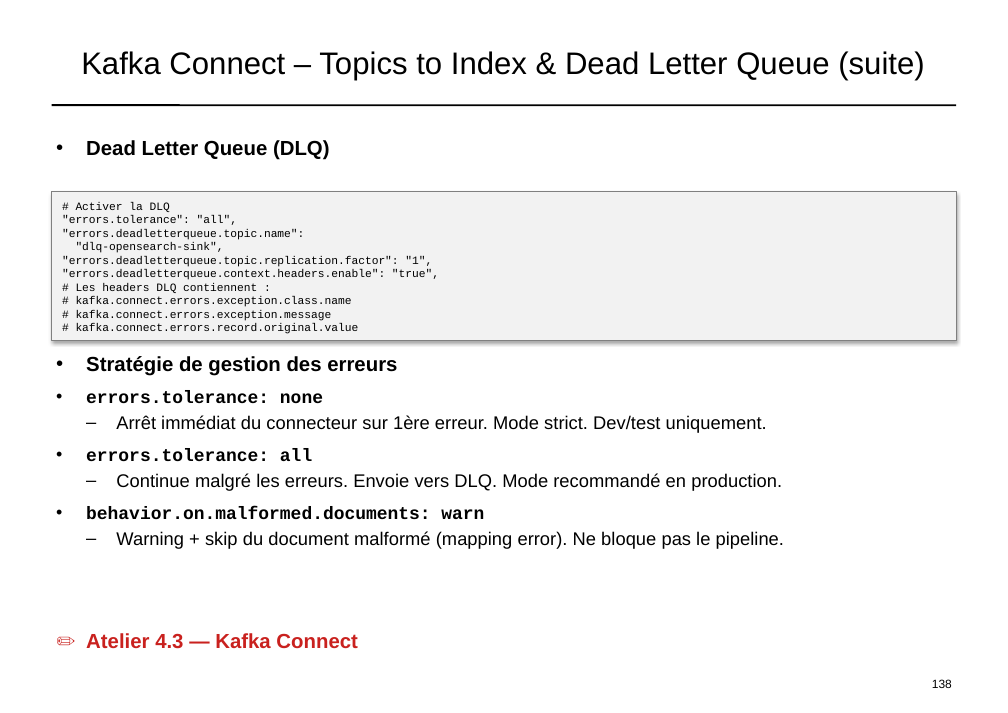
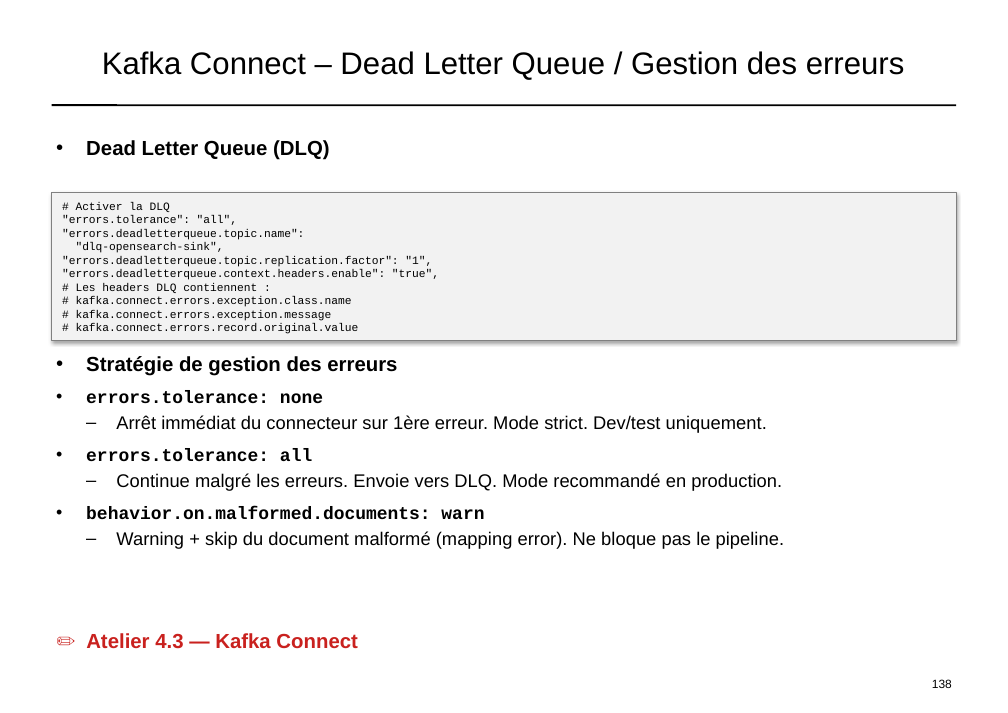
Before and after one commit to dthibau/opensearch, a slide deck: slide 113 of opensearch_simple.pptx. Drawn at 1008x713 pixels with LibreOffice and Linux fonts; fonts in the diff are those of the drawing. Boxes give left, top, right and bottom in pixels: in the first picture for what was removed or moved away, otherwise in the second. Text is boxed around its words. In the diff, an @@ line names an element or a change of style, - is before the commit and + after.

```diff
--- a/opensearch_simple.pptx
+++ b/opensearch_simple.pptx
@@ text at (102,51,905,80): text changed @@
-Kafka Connect – Topics to Index & Dead Letter Queue (suite)
+Kafka Connect – Dead Letter Queue / Gestion des erreurs
```
Also in this commit, not shown: 23 other slides changed, 11 slides added, 3 other files.
